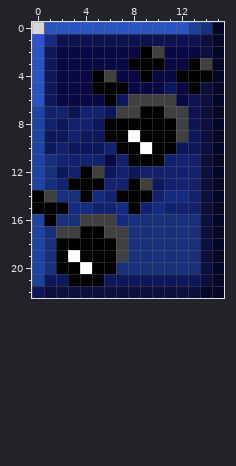
A pixel-art sprite gets an edit: data/external/gfx/panel/button_pause.png. This is how it looked before the edit.
The file is 16x23 pixels. Colours within 5 levels of each other are drawn and written as one.
After:
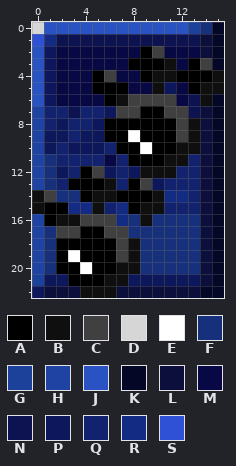
Palette (. is transparent): A #000000  B #0f0f0f  C #404040  D #d6d6d6  E #ffffff  F #16307b  G #1c419a  H #1f43a3  J #2953c2  K #050727  L #0c0f3b  M #080844  N #0d1250  P #0c185b  Q #12226f  R #142b84  S #2f51d6
Commit message: Updated low-res panel button icons courtesy of JeremyKapp
Diff:
Colour A gives way to colour B in rows 14 to 15 at x 0.
Colour F gives way to colour B in row 16 at x 2 to 3 and 9; in rows 18 to 19 at x 8; in row 20 at x 7 to 8.
Colour K gives way to colour B in rows 4 to 5 at x 15.
Colour L gives way to colour B in rows 5 to 6 at x 14; in row 22 at x 4 to 6.
Colour M gives way to colour B in row 3 at x 11; in row 4 at x 10 to 11; in row 5 at x 10.
Colour N gives way to colour B in row 8 at x 13.
Colour P gives way to colour B in row 6 at x 7; in row 9 at x 13; in row 10 at x 12 to 13; in row 21 at x 6 to 7.
Colour Q gives way to colour B in row 11 at x 11 to 12; in row 12 at x 9 to 11; in row 13 at x 6; in row 14 at x 6 and 10; in row 15 at x 5 and 9.
Colour R gives way to colour B in row 14 at x 5; in row 15 at x 10.
Where, in picture pixels (left, top, right, bottom), the same in both pictures:
changed: (32, 58, 224, 298)
